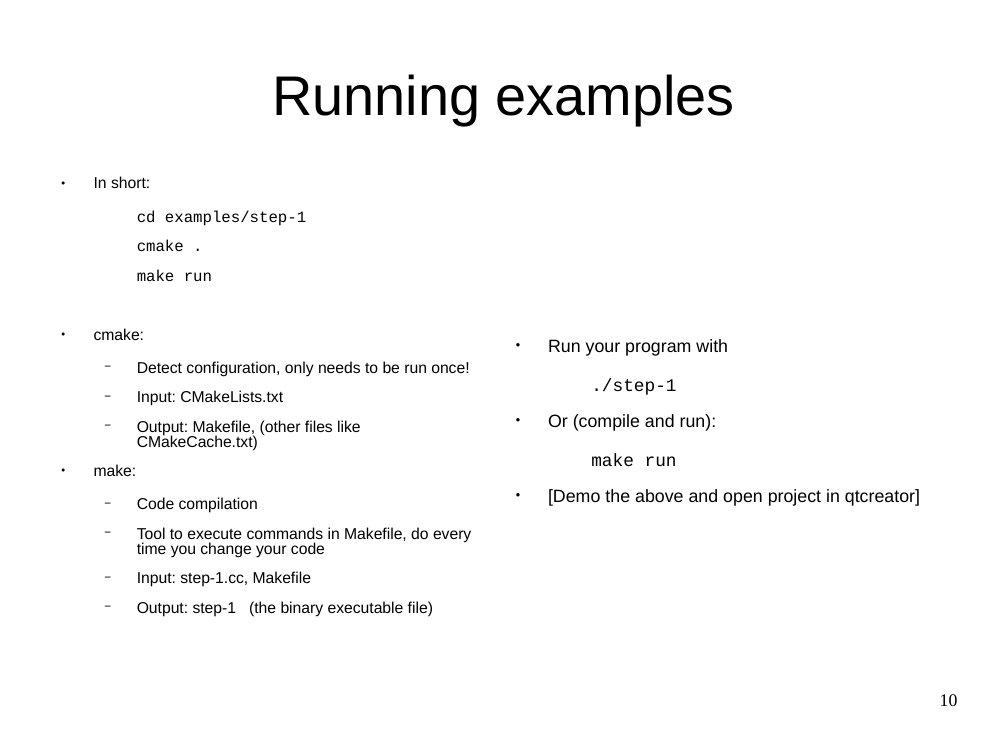
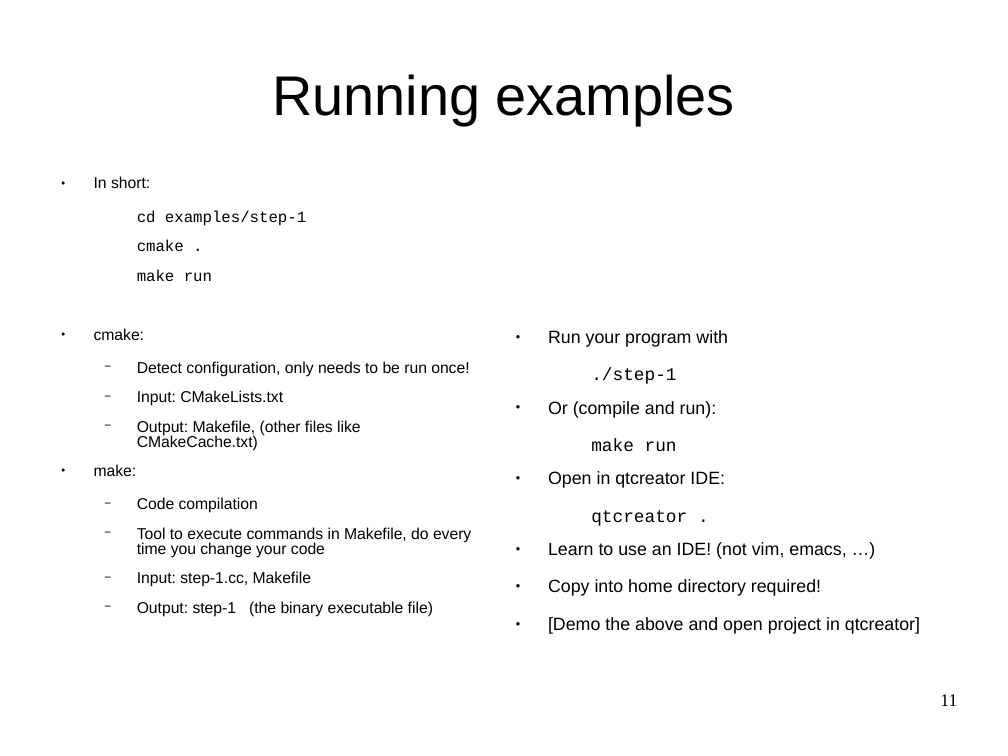
Before and after one commit to ndem0/deal.II-tutorial, a slide deck: slide 11 of slides.odp (slide 10 before the commit). Drawn at 1008x756 pixels with LibreOffice and Linux fonts; fonts in the diff are those of the drawing. Boxes give left, top, right and bottom in pixels: in the first picture for what was removed or moved away, otherwise in the second. Text is boxed around its words. In the diff, an @@ line names an element or a change of style, - is before the commit and + after.

```diff
--- a/slides.odp
+++ b/slides.odp
@@ text at box(548, 368, 920, 634): line spacing 1 to 0.9 @@
@@ text at box(548, 471, 846, 596): paragraphs added @@
+● Open in qtcreator IDE:
+  qtcreator .
+● Learn to use an IDE! (not vim, emacs, …)
+● Copy into home directory required!
@@ page number at box(940, 694, 957, 706): text changed @@
-10
+11
```
Also in this commit, not shown: 18 other slides changed, 1 slide added, 1 slide removed.
